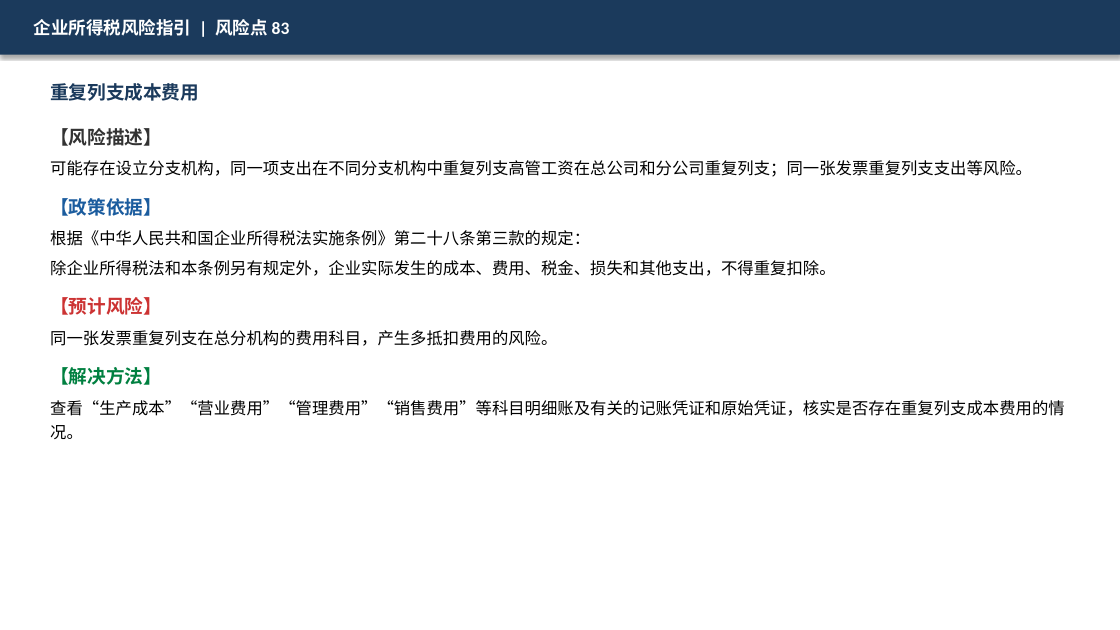
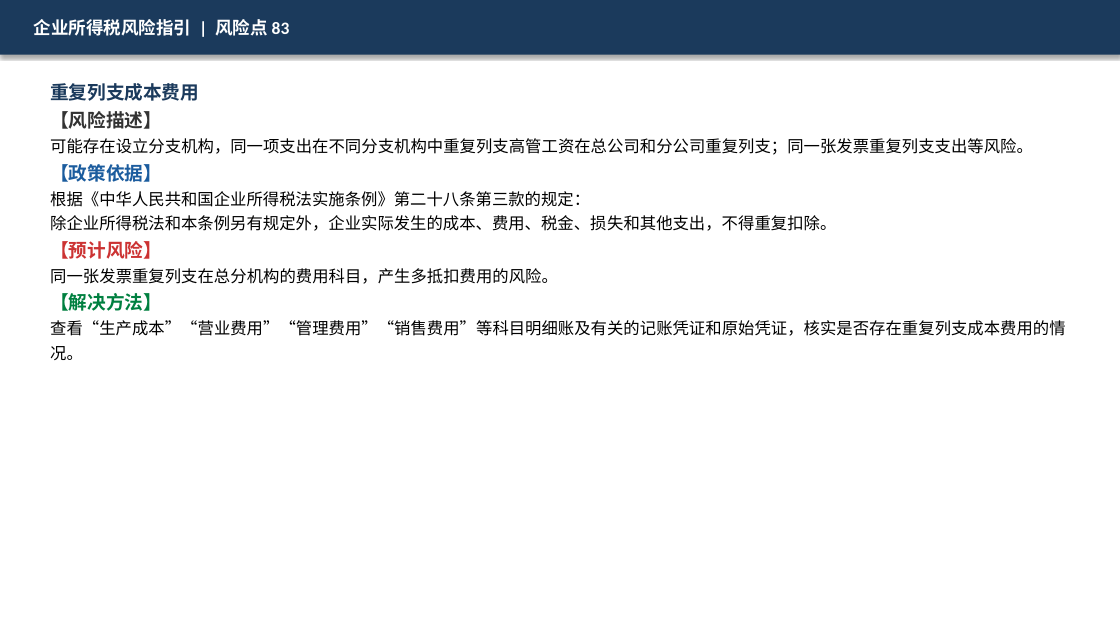
Before and after one commit to SlainTroyard/ppt, a slide deck: slide 84 of ppts_output_v3/02_企业所得税风险指引.pptx. Drawn at 1120x630 pixels with LibreOffice and Linux fonts; fonts in the diff are those of the drawing. Boxes give left, top, right and bottom in pixels: in the first picture for what was removed or moved away, otherwise in the second. Text is boxed around its words. In the diff, an @@ line names an element or a change of style, - is before the commit and + after.

```diff
--- a/ppts_output_v3/02_企业所得税风险指引.pptx
+++ b/ppts_output_v3/02_企业所得税风险指引.pptx
@@ text "重复列支成本费用" at (x1=50, y1=83, x2=1066, y2=360): less space between paragraphs @@
```
Also in this commit, not shown: 87 other slides changed, 20 other files.
